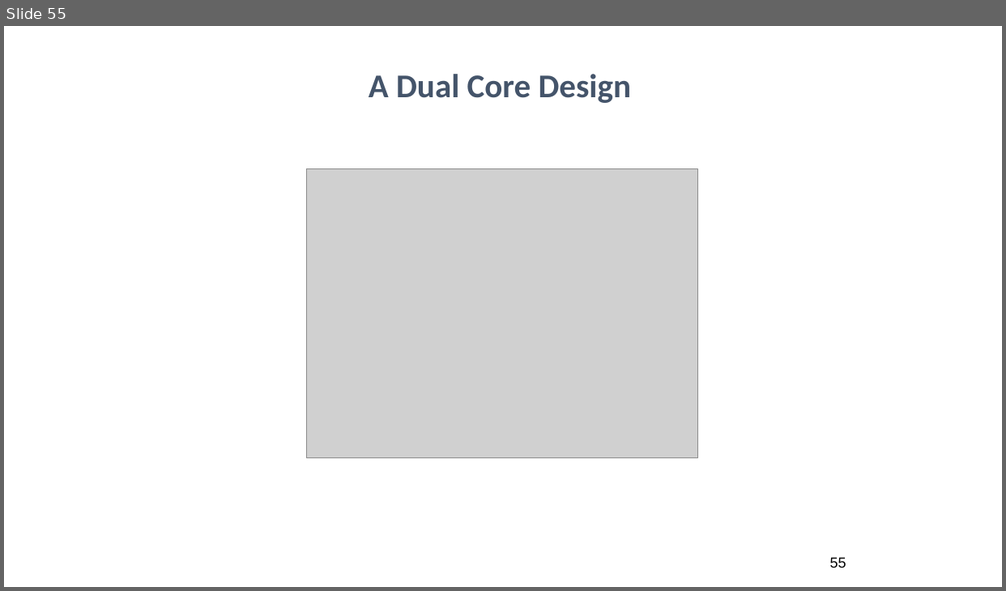
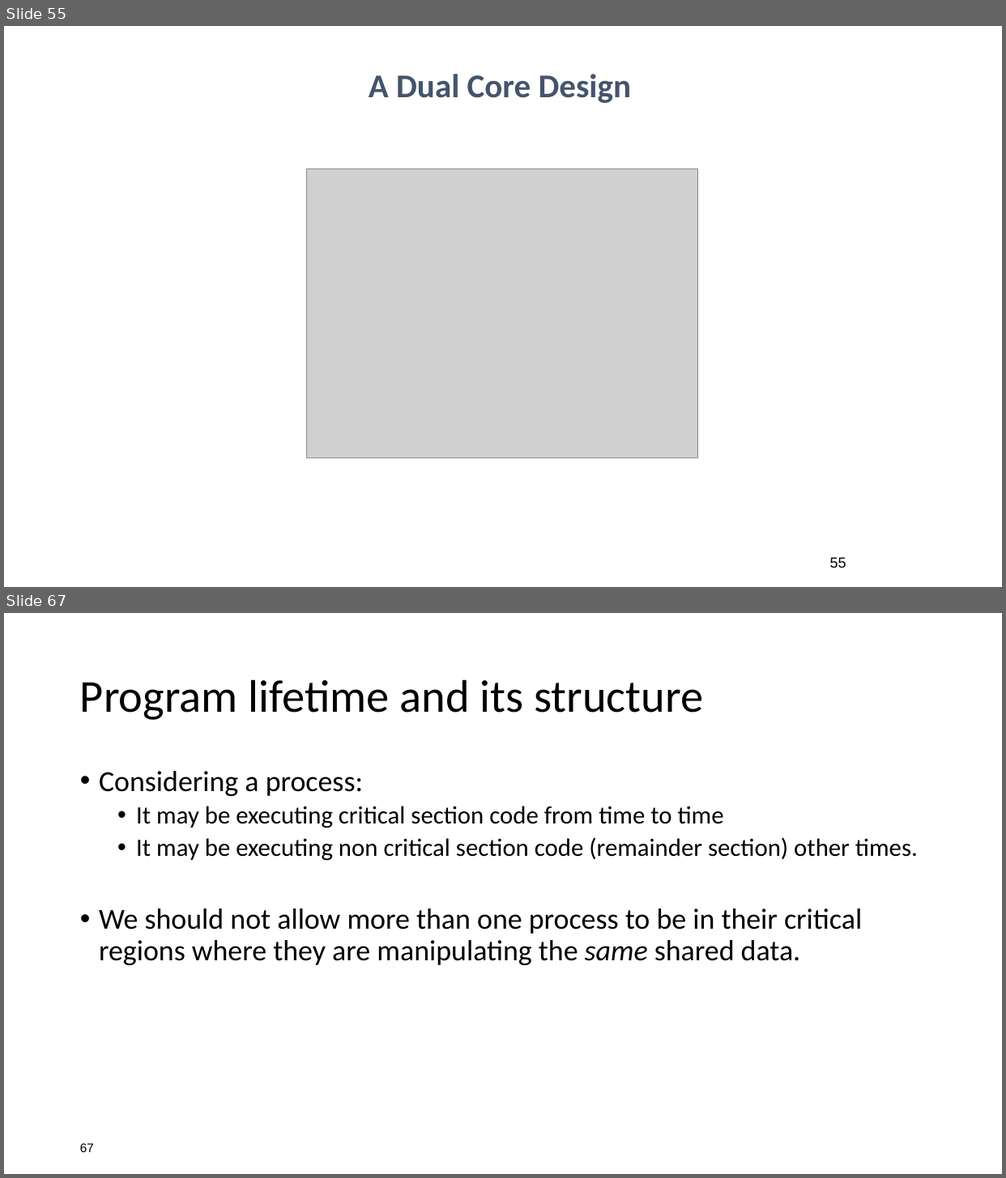
Before and after one commit to ahadsuleymanli/BHOS_IT_19_1, a slide deck: WEEK13/Week 13.pptx. Shown one above the other, each under a label of ours: slide 55 before the commit, slides 55 and 67 after it; the slides between them are not shown. The pictures are 1006x591 and 1006x1178 pixels, drawn with LibreOffice and Linux fonts; fonts in the diff are those of the drawing; grey boxes stand for pictures. Boxes give left, top, right and bottom in pixels: in the first picture for what was removed or moved away, otherwise in the second. Text is boxed around its words. In the diff, an @@ line names an element or a change of style, - is before the commit and + after.

```diff
--- a/WEEK13/Week 13.pptx
+++ b/WEEK13/Week 13.pptx
@@ slide 67 added at (4,613,1002,1174), background #FFFFFF @@
@@ title added at (80,679,703,720), 44 pt, text #000000 @@
+Program lifetime and its structure
@@ text added at (99,771,918,965), 28 pt, text #000000 @@
+• Considering a process:
+  • It may be executing critical section code from time to time
+  • It may be executing non critical section code (remainder section) other times.
+• We should not allow more than one process to be in their critical regions where they are manipulating the same shared data.
@@ page number added at (80,1144,94,1152), 12 pt, text #000000 @@
+67
```
Also in this commit, not shown: 82 other slides added.
